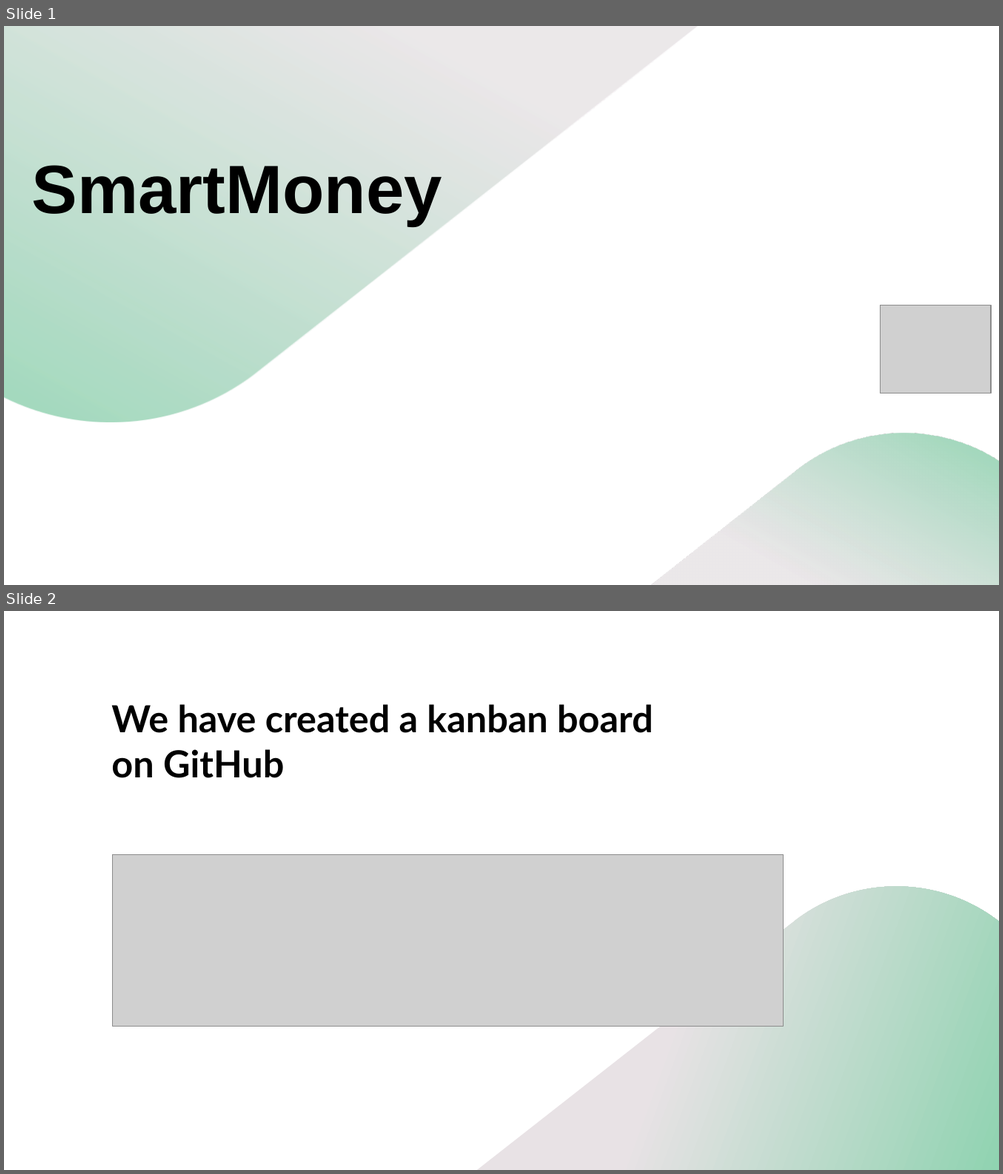
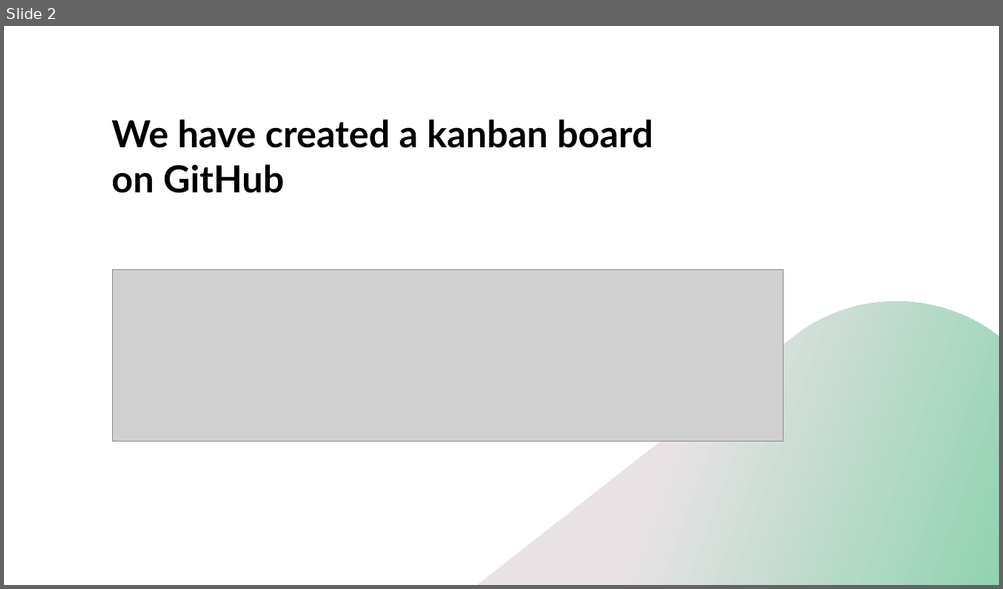
Before and after one commit to c1own-depressed/MYB-Manage-Your-Budget-, a slide deck: documents/Presentation.pptx. Shown one above the other, each under a label of ours: slides 1 and 2 before the commit, slide 2 after it. The pictures are 1003x1174 and 1003x589 pixels, drawn with LibreOffice and Linux fonts; fonts in the diff are those of the drawing; grey boxes stand for pictures; background and template pictures are left out. Boxes give left, top, right and bottom in pixels: in the first picture for what was removed or moved away, otherwise in the second. Text is boxed around its words. In the diff, an @@ line names an element or a change of style, - is before the commit and + after.

```diff
--- a/documents/Presentation.pptx
+++ b/documents/Presentation.pptx
@@ slide 1 removed at [4, 26, 999, 585], background picture (left out); not listed: 1 template element that a slide beside it also shows @@
@@ rectangle removed at [4, 26, 999, 585] @@
@@ freeform shape removed at [4, 26, 705, 424] @@
@@ title removed at [32, 165, 442, 226] @@
-SmartMoney
@@ picture removed at [880, 306, 991, 394] @@
@@ freeform shape removed at [646, 432, 999, 585] @@
```
Also in this commit, not shown: 1 slide added.
